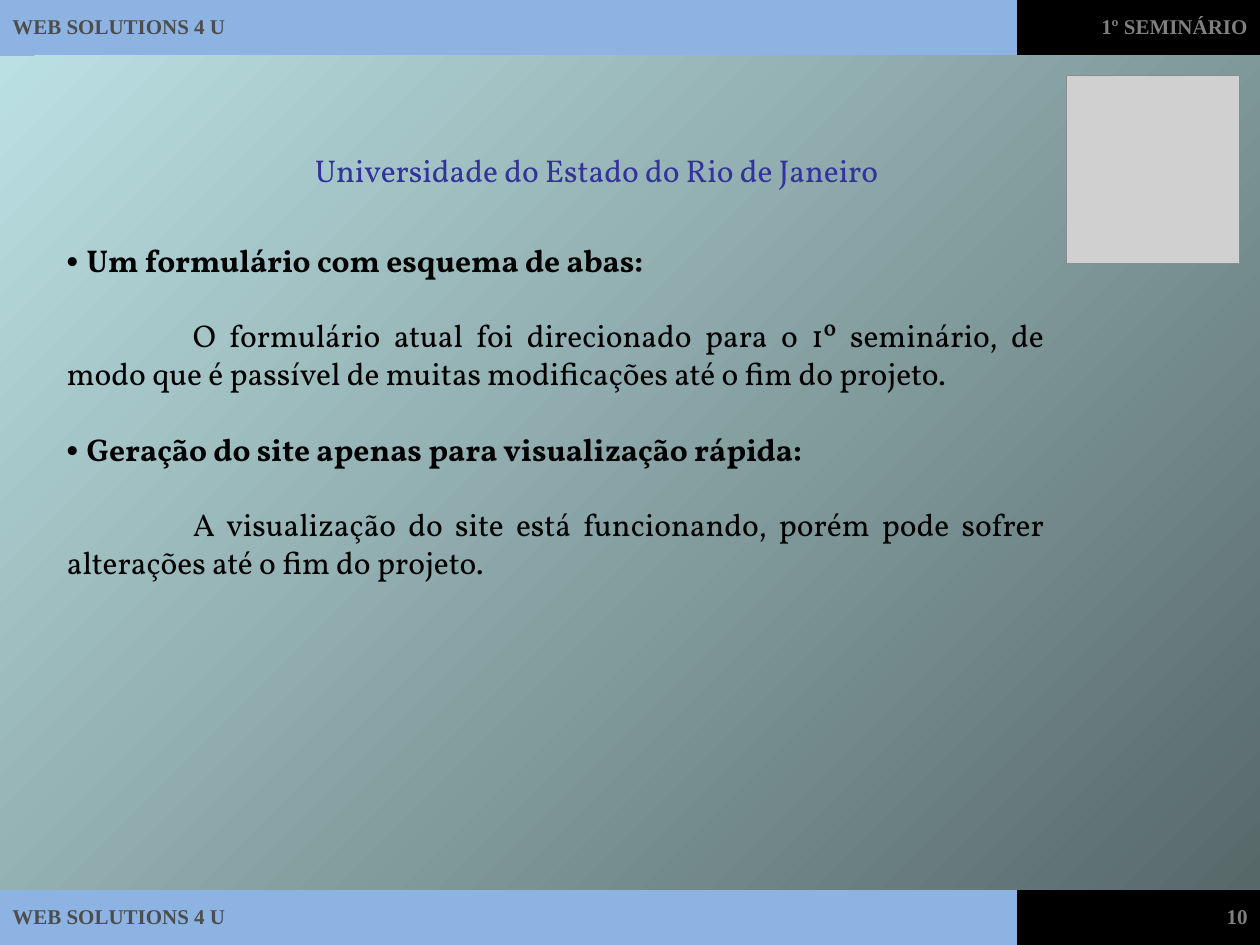
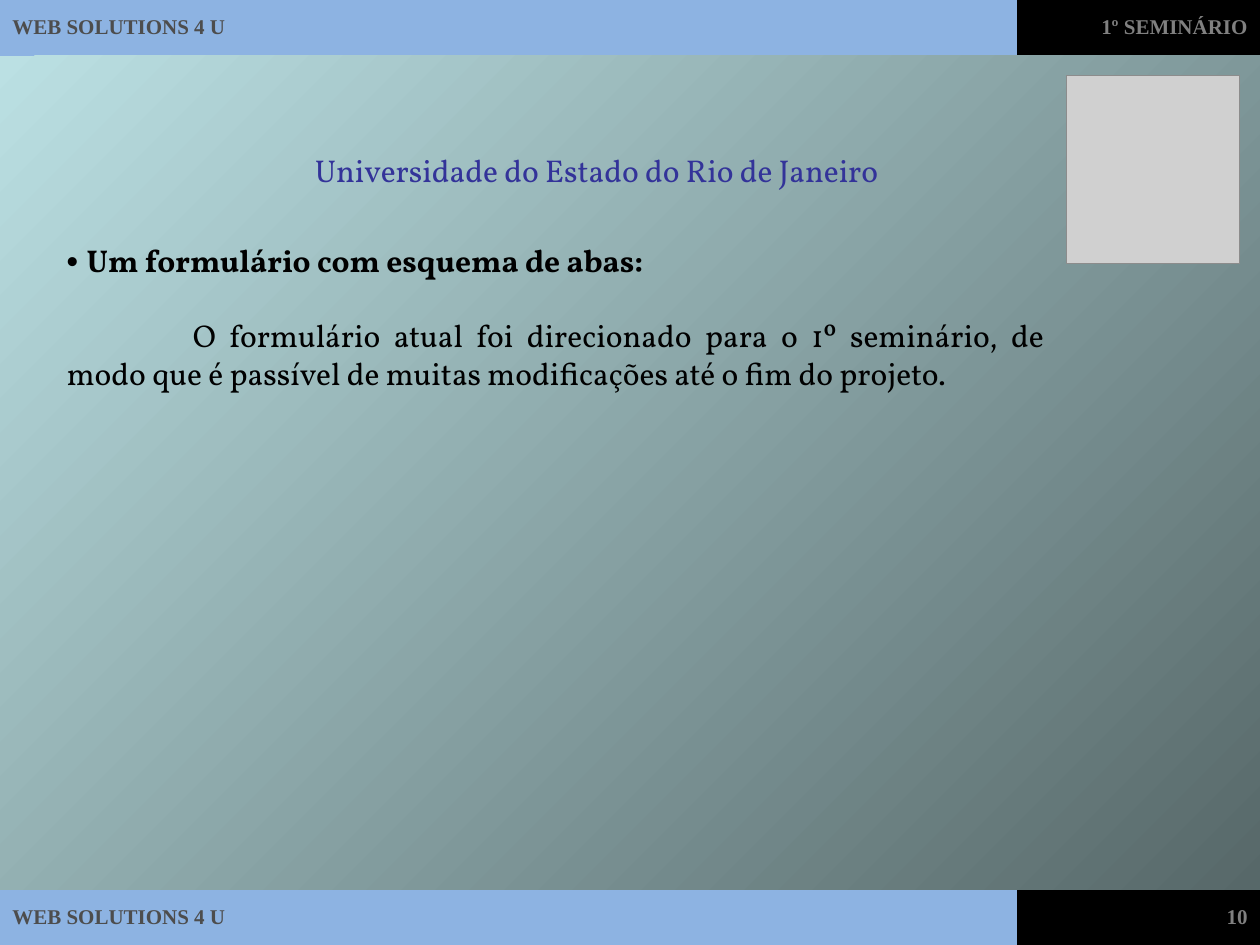
Before and after one commit to ms-uerj/cloudcw, a slide deck: slide 10 of Trunk/Documentos/SlidesES.ppt. Drawn at 1260x945 pixels with LibreOffice and Linux fonts; fonts in the diff are those of the drawing; grey boxes stand for pictures. Boxes give left, top, right and bottom in pixels: in the first picture for what was removed or moved away, otherwise in the second. Text is boxed around its words. In the diff, an @@ line names an element or a change of style, - is before the commit and + after.

```diff
--- a/Trunk/Documentos/SlidesES.ppt
+++ b/Trunk/Documentos/SlidesES.ppt
@@ text at [67, 438, 1044, 582]: paragraphs removed @@
-• Geração do site apenas para visualização rápida:
-A visualização do site está funcionando, porém pode sofrer alterações até o fim do projeto.
```
Also in this commit, not shown: 1 other slide changed, 1 other file.
